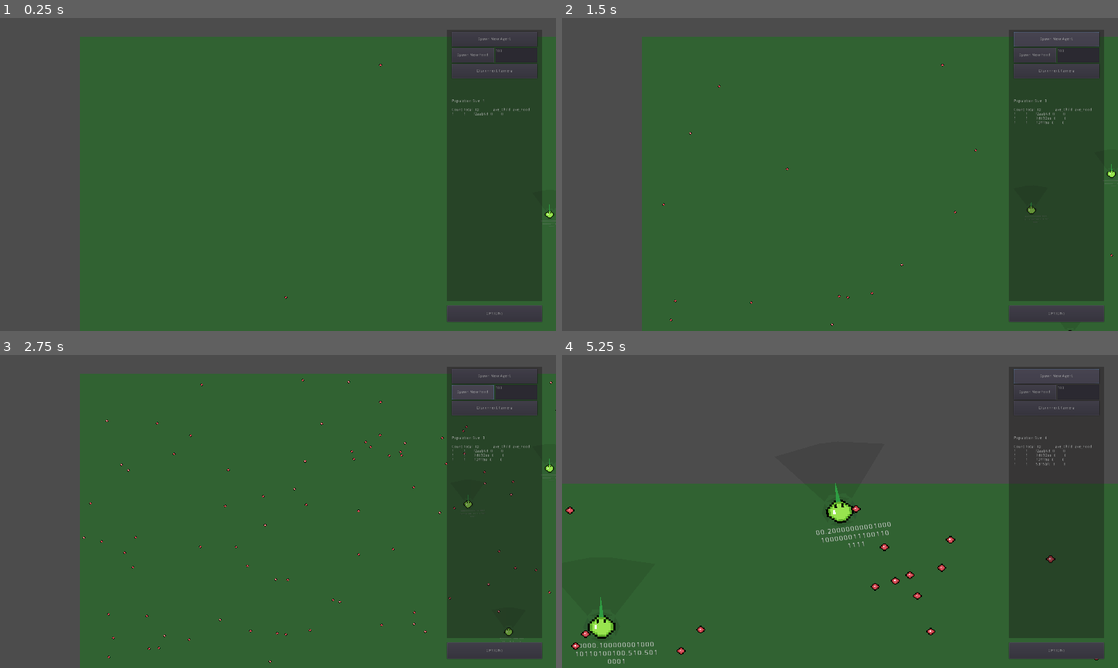
Above: before the commit, frames 1-4 (two rows, left to right).
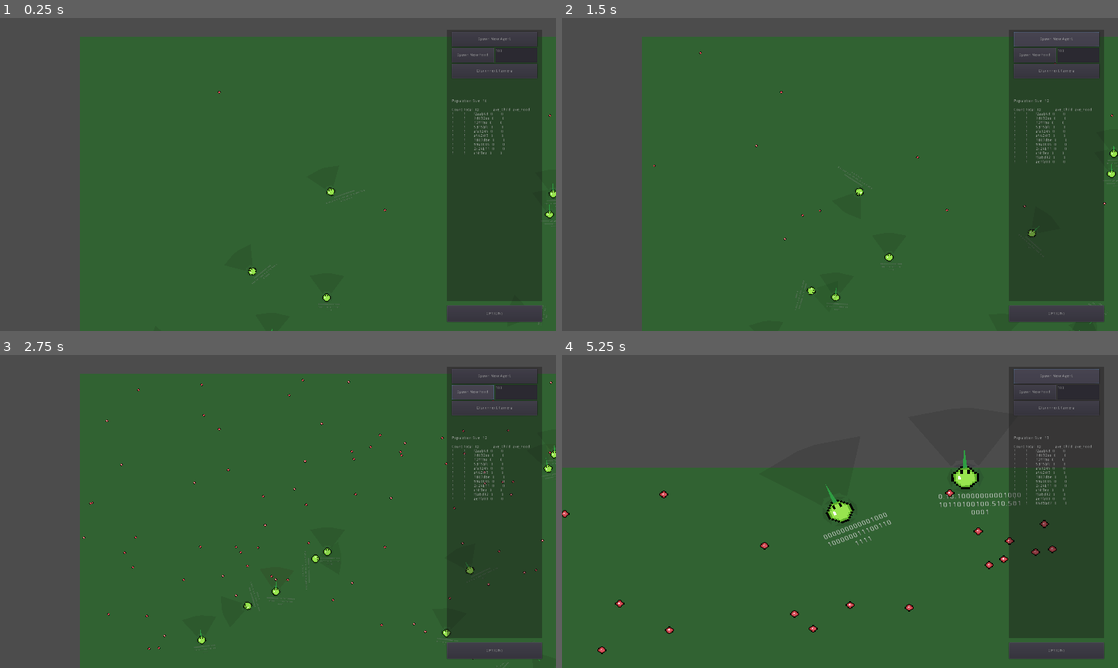
Above: after the commit, the same moments.

Repository: VincentRagusa/AntFarm
Game: Godot game, scene res://World.tscn
Two runs of this game, one before a commit and one after it. Both use one fixed random seed, a clock stepped at 60 frames per second and the inputs below.
Inputs (mouse positions are in pixels of both pictures, inside the frame that each line leads up to):
- Up to frame 1 (0.25 s): no input
- Up to frame 2 (1.5 s): click "Spawn New Agent" at 0.5 s; click "Spawn New Agent" at 1.25 s
- Up to frame 3 (2.75 s): click "Spawn New Food" at 2 s
- Up to frame 4 (5.25 s): click "Spawn New Food" at 2.75 s; click (1112, 442) at 3.52 s; click (840, 511) at 4.27 s; click "Spawn New Agent" at 5 s

The runs differ from the first frame. In frame 1, 0.3% of the frame differs, in the area x 39-100%, y 14-100%; in frame 2, 0.5%; in frame 3, 0.7%; in frame 4, 6.0%, in the area x 0-100%, y 26-99%.

Commit message:
other tinkering. changed food manager to allow faster spawn rates

Diff:
--- a/Agent.gd
+++ b/Agent.gd
@@ -118,7 +118,7 @@
 		apply_friction(ACCELERATION * delta)
 	else:
 		apply_movement(axis* ACCELERATION * delta)
-	move_and_slide(motion.rotated(rotation)) #does not carry over
+	var _trash = move_and_slide(motion.rotated(rotation)) #does not carry over
 
 
 	#handle reproduction
@@ -153,7 +153,7 @@
 
 func apply_movement(acc:Vector2):
 	motion += acc
-	motion = motion.clamped(MAX_SPEED)
+	motion = motion.limit_length(MAX_SPEED)
 
 
 func get_mutated_genome()->Array:
@@ -263,42 +263,42 @@
 
 
 
-func _on_TouchSensor_N_body_entered(body):
+func _on_TouchSensor_N_body_entered(_body):
 	touching_N += 1
 	debugConeTouch_N.color.b = min(touching_N/intensity,1.0)
 
 
-func _on_TouchSensor_N_body_exited(body):
+func _on_TouchSensor_N_body_exited(_body):
 	touching_N -= 1
 	debugConeTouch_N.color.b = min(touching_N/intensity,1.0)
 
 
-func _on_TouchSensor_E_body_entered(body):
+func _on_TouchSensor_E_body_entered(_body):
 	touching_E += 1
 	debugConeTouch_E.color.b = min(touching_E/intensity,1.0)
 
 
-func _on_TouchSensor_E_body_exited(body):
+func _on_TouchSensor_E_body_exited(_body):
 	touching_E -= 1
 	debugConeTouch_E.color.b = min(touching_E/intensity,1.0)
 
 
-func _on_TouchSensor_S_body_entered(body):
+func _on_TouchSensor_S_body_entered(_body):
 	touching_S += 1
 	debugConeTouch_S.color.b = min(touching_S/intensity,1.0)
 
 
-func _on_TouchSensor_S_body_exited(body):
+func _on_TouchSensor_S_body_exited(_body):
 	touching_S -= 1
 	debugConeTouch_S.color.b = min(touching_S/intensity,1.0)
 
 
-func _on_TouchSensor_W_body_entered(body):
+func _on_TouchSensor_W_body_entered(_body):
 	touching_W += 1
 	debugConeTouch_W.color.b = min(touching_W/intensity,1.0)
 
 
-func _on_TouchSensor_W_body_exited(body):
+func _on_TouchSensor_W_body_exited(_body):
 	touching_W -= 1
 	debugConeTouch_W.color.b = min(touching_W/intensity,1.0)
 
@@ -309,99 +309,3 @@
 		food_level += 10 #loss of 5
 		body.food_level -= 15
 		body.was_attacked = 1 #bool
-
-#complex movenment backup
-#func _physics_process(delta):
-#	Brain.set_input(0,int(touching_N>0))
-#	Brain.set_input(1,int(touching_E>0))
-#	Brain.set_input(2,int(touching_S>0))
-#	Brain.set_input(3,int(touching_W>0))
-#	Brain.set_input(4,int(sees_agent>0))
-#	Brain.set_input(5,int(sees_food>0))
-#	Brain.set_input(6,int(sees_agent_PR>0))
-#	Brain.set_input(7,int(sees_food_PR>0))
-#	Brain.set_input(8,int(sees_agent_PL>0))
-#	Brain.set_input(9,int(sees_food_PL>0))
-#	Brain.set_input(10,int(food_level>60))#able to repro
-#	Brain.set_input(11,int(food_level<10))#close to death
-#	Brain.set_input(12,food_collected)
-#	food_collected = 0 #only send input once
-#	Brain.update()
-#	var holdoutputs = []
-#	for i in range(7):
-#		holdoutputs.append(Brain.get_output(i))
-#	updateDebugText(holdoutputs, Brain.get_newHidden())
-#	#handle movment
-#	var rotation_dir = Brain.get_output(4)-Brain.get_output(5)
-#	rotation += rotation_dir * ROTATION_SPEED * delta
-#
-#	var axis = get_input_axis(Brain.get_output(0),Brain.get_output(1),Brain.get_output(2),Brain.get_output(3))
-#	if axis == Vector2.ZERO:
-#		apply_friction(ACCELERATION * delta)
-#	else:
-#		apply_movement(axis* ACCELERATION * delta)
-#	#motion = move_and_slide(motion.rotated(rotation))
-#	move_and_slide(motion.rotated(rotation))
-#
-#
-#	#handle reproduction
-#	if food_level > 60 and bool(Brain.get_output(6)):
-#		GlobalSignals.emit_signal("agent_born", self)
-#		children_had_tracker += 1
-#		food_level -= 35 #60 -> 25 + 25 + 10 (each agent is reset, 10 lost to entropy)
-#
-#func get_input_axis(right,left,down,up):
-#	var axis = Vector2.ZERO
-#	axis.x = right - left
-#	axis.y = down - up # y+ is down in this coordinate system
-#	return axis.normalized()
-
-
-# binary logic backup
-#func _physics_process(delta):
-#	#tank controls version
-#	Brain.set_input(0,int(touching_N>0))
-#	Brain.set_input(1,int(touching_E>0))
-#	Brain.set_input(2,int(touching_S>0))
-#	Brain.set_input(3,int(touching_W>0))
-#	Brain.set_input(4,int(sees_agent>0))
-#	Brain.set_input(5,int(sees_food>0))
-#	Brain.set_input(6,int(sees_agent_PR>0))
-#	Brain.set_input(7,int(sees_food_PR>0))
-#	Brain.set_input(8,int(sees_agent_PL>0))
-#	Brain.set_input(9,int(sees_food_PL>0))
-#	Brain.set_input(10,int(food_level>60))#able to repro
-#	Brain.set_input(11,int(food_level<10))#close to death
-#	Brain.set_input(12,food_collected)
-#	food_collected = 0 #only send input once
-#	Brain.update()
-#
-#	var holdoutputs = []
-#	for i in range(Brain.get_size()[1]):
-#		holdoutputs.append(Brain.get_output(i))
-#	updateDebugText(holdoutputs, Brain.get_newHidden())
-#
-#	#handle movment
-#	var L = Brain.get_output(0)
-#	var R = Brain.get_output(1)
-#	var axis = Vector2.ZERO
-#	var rotation_dir = 0
-#	if L+R == 2:
-#		axis.y = -1
-#	else:
-#		rotation_dir = R-L
-#
-#	rotation += rotation_dir * ROTATION_SPEED * delta
-#
-#	if axis == Vector2.ZERO:
-#		apply_friction(ACCELERATION * delta)
-#	else:
-#		apply_movement(axis* ACCELERATION * delta)
-#	move_and_slide(motion.rotated(rotation)) #does not carry over
-#
-#
-#	#handle reproduction
-#	if food_level > 60 and bool(Brain.get_output(2)):
-#		GlobalSignals.emit_signal("agent_born", self)
-#		children_had_tracker += 1
-#		food_level -= 35 #60 -> 25 + 25 + 10 (each agent is reset, 10 lost to entropy)
--- a/AgentManager.gd
+++ b/AgentManager.gd
@@ -7,7 +7,7 @@
 var rng = RandomNumberGenerator.new()
 
 var dataFile:String = "./DATA.dat"
-var POP_MAX:int = 500
+var POP_MAX:int = 128
 var popCount:int = 0
 var popLog:Dictionary = {} #format hash:[organisms born with this type, list of children counts, list of food counts]
 var logFile:File = File.new()
@@ -98,10 +98,11 @@
 
 
 # Called every frame. 'delta' is the elapsed time since the previous frame.
-func _process(delta):
+func _process(_delta):
 	if popCount < 1:
-		var pos:Vector2 = Vector2(rng.randi_range(64, 3840-64),rng.randi_range(64, 2160-64))
-		handle_agent_spawn(pos)
+		for _i in range(10):
+			var pos:Vector2 = Vector2(rng.randi_range(64, 3840-64),rng.randi_range(64, 2160-64))
+			handle_agent_spawn(pos)
 	var result:String = "Population Size: " + str(popCount) + "\n\nCount Total  ID            ave_Child  ave_Food\n"
 	#for key in popLog.keys():
 	#	result += str(popLog[key][0]) + " " + key.substr(0,7) + " " + str(mean(popLog[key][1])) + " "  + str(mean(popLog[key][2])) + "\n"
@@ -151,9 +152,9 @@
 
 func fileWrite(line:String):
 	if logFile.file_exists(dataFile):
-		logFile.open(dataFile,File.READ_WRITE)
+		var _trash = logFile.open(dataFile,File.READ_WRITE)
 	else:
-		logFile.open(dataFile,File.WRITE_READ)
+		var _trash = logFile.open(dataFile,File.WRITE_READ)
 	logFile.seek_end()
 	logFile.store_line(line)
 	logFile.close()
--- a/Brain.gd
+++ b/Brain.gd
@@ -83,17 +83,17 @@
 
 # Called when the node enters the scene tree for the first time.
 func _ready():
-	for i in range(INPUT_SIZE):
+	for _i in range(INPUT_SIZE):
 		inputBuffer.append(0.5)
-	for i in range(OUTPUT_SIZE):
+	for _i in range(OUTPUT_SIZE):
 		outputBuffer.append(0.5)
-	for i in range(RECURRENT_SIZE):
+	for _i in range(RECURRENT_SIZE):
 		recurrentBuffer_old.append(0.5)
 		recurrentBuffer_new.append(0.5)
 
 
 func make_from_genome(genome: Genome):
-	for g in range(OUTPUT_SIZE + RECURRENT_SIZE):
+	for _g in range(OUTPUT_SIZE + RECURRENT_SIZE):
 		var newGate = []
 		#add input wires
 		newGate.append(genome.get_value(0,(INPUT_SIZE + RECURRENT_SIZE)-1))
--- a/FoodButton.gd
+++ b/FoodButton.gd
@@ -20,6 +20,6 @@
 func _on_Button2_pressed():
 	var pos = null
 	var num = int(textInput.text)
-	for i in range(num):
+	for _i in range(num):
 		pos = Vector2(rng.randi_range(16, 3840-16),rng.randi_range(16, 2160-16))
 		GlobalSignals.emit_signal("food_spawned", pos )
--- a/FoodManager.gd
+++ b/FoodManager.gd
@@ -2,25 +2,27 @@
 
 
 export(PackedScene) var Food
+export(float) var spawnDelay #units: second
 
-onready var spawnTimer = $spawnTimer
+var MIN_FOOD:int = 1000
+var foodInstanceCounter:int = 0
+var offset:int = 64
+var deltaSum:float = 0
 
-var MIN_FOOD = 600
-var foodInstanceCounter = 0
-var offset = 64
+var rng = RandomNumberGenerator.new()
 
 # Called when the node enters the scene tree for the first time.
 func _ready():
-	spawnTimer.start()
+	rng.randomize()
 
 func _process(delta):
-	if spawnTimer.is_stopped() and foodInstanceCounter < MIN_FOOD:
+	deltaSum += delta
+	while deltaSum >= spawnDelay and foodInstanceCounter < MIN_FOOD:
+		deltaSum -= spawnDelay
 		#print("only", foodInstanceCounter, "food left, spawning more")
-		var rng = RandomNumberGenerator.new()
-		rng.randomize()
 		var pos = Vector2(rng.randi_range(offset, 3840-offset),rng.randi_range(offset, 2160-offset))
-		GlobalSignals.emit_signal("food_spawned", pos )
-		spawnTimer.start()
+#		GlobalSignals.emit_signal("food_spawned", pos ) #signaling here may be inefficient
+		handle_food_spawn(pos)
 
 func handle_food_spawn(pos: Vector2):
 	foodInstanceCounter += 1
--- a/FoodManager.tscn
+++ b/FoodManager.tscn
@@ -6,7 +6,4 @@
 [node name="FoodManager" type="Node2D"]
 script = ExtResource( 1 )
 Food = ExtResource( 2 )
-
-[node name="spawnTimer" type="Timer" parent="."]
-wait_time = 0.04
-one_shot = true
+spawnDelay = 0.05
--- a/Genome.gd
+++ b/Genome.gd
@@ -17,7 +17,7 @@
 	var rng = RandomNumberGenerator.new()
 	rng.randomize()
 	sites = []
-	for i in range(GENOME_LENGTH):
+	for _i in range(GENOME_LENGTH):
 		sites.append(rng.randi_range(0,255))
 
 
@@ -32,12 +32,15 @@
 	for i in range(GENOME_LENGTH): #TODO this is terribly inefficient
 		if rng.randf() <= MUTATION_RATE:
 			var choice = rng.randi_range(0,2)
-			if  choice == 0:
+			if  choice == 0:#point offset
 				newSites[i] += rng.randi_range(-5,5) #uniform offset mutation
-				newSites[i] %= 255
-			elif choice == 1:
+				while newSites[i] > 255:
+					newSites[i] -= 256
+				while newSites[i] < 0:
+					newSites[i] += 256
+			elif choice == 1:#point random
 				newSites[i] = rng.randi_range(0,255)
-			elif choice == 2:
+			elif choice == 2: #copy (insert-delete)
 				var from:int = rng.randi_range(0,GENOME_LENGTH-1)
 				var length:int = rng.randi_range(1,GENOME_LENGTH)
 				var to:int = rng.randi_range(0,GENOME_LENGTH-1)
--- a/World.gd
+++ b/World.gd
@@ -11,12 +11,12 @@
 
 # Called when the node enters the scene tree for the first time.
 func _ready():
-	GlobalSignals.connect("agent_born", agent_manager, "handle_agent_birth")
-	GlobalSignals.connect("agent_spawned", agent_manager, "handle_agent_spawn")
-	GlobalSignals.connect("food_spawned", food_manager, "handle_food_spawn")
-	GlobalSignals.connect("food_depleated", food_manager, "handle_food_depleated")
-	GlobalSignals.connect("agent_died", agent_manager, "handle_agent_death")
-	GlobalSignals.connect("changed_view", view, "handle_change_view")
+	var _trash = GlobalSignals.connect("agent_born", agent_manager, "handle_agent_birth")
+	_trash = GlobalSignals.connect("agent_spawned", agent_manager, "handle_agent_spawn")
+	_trash = GlobalSignals.connect("food_spawned", food_manager, "handle_food_spawn")
+	_trash = GlobalSignals.connect("food_depleated", food_manager, "handle_food_depleated")
+	_trash = GlobalSignals.connect("agent_died", agent_manager, "handle_agent_death")
+	_trash = GlobalSignals.connect("changed_view", view, "handle_change_view")
 # Called every frame. 'delta' is the elapsed time since the previous frame.
 #func _process(delta):
 #	pass
--- a/view.gd
+++ b/view.gd
@@ -5,11 +5,11 @@
 var screen_start_position
 var dragging = false
 
-func _ready():
-	pass
+#func _ready():
+#	pass
 
-func _process(delta):
-	pass
+#func _process(delta):
+#	pass
 
 func _input(event):
 	if event.is_action("zoom_in"):
